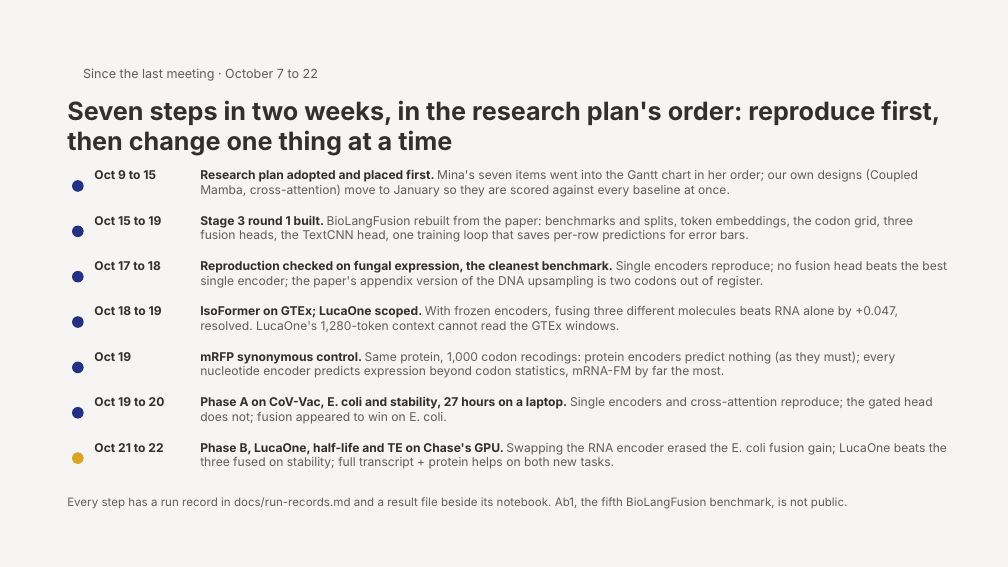
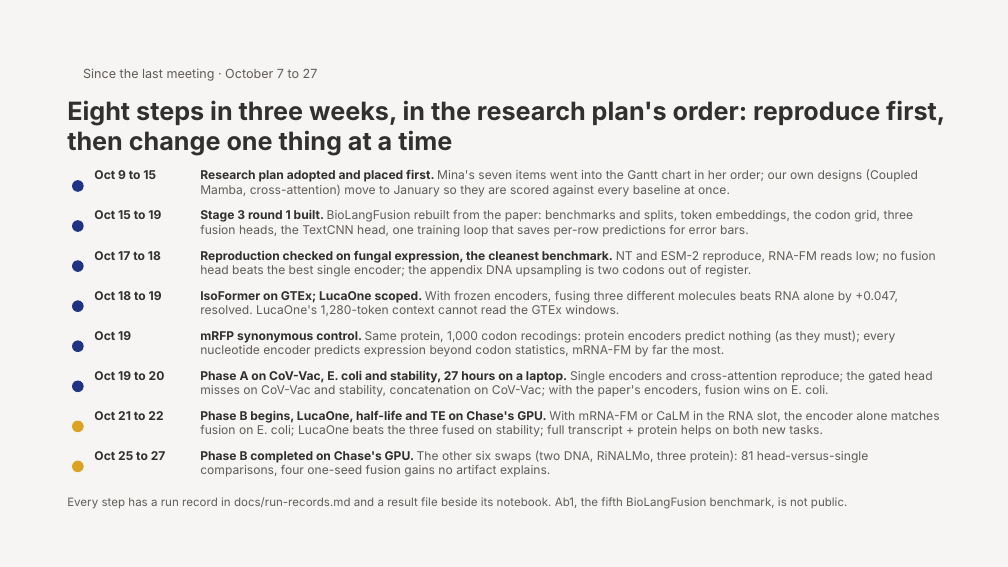
Before and after one commit to jtmckinley4/multimodal-bio-fusion, a slide deck: slide 2 of docs/notes/Slides/Mina_Progress_Slides_2026-10-22.pptx. Drawn at 1008x567 pixels with LibreOffice and Linux fonts; fonts in the diff are those of the drawing. Boxes give left, top, right and bottom in pixels: in the first picture for what was removed or moved away, otherwise in the second. Text is boxed around its words. In the diff, an @@ line names an element or a change of style, - is before the commit and + after.

```diff
--- a/docs/notes/Slides/Mina_Progress_Slides_2026-10-22.pptx
+++ b/docs/notes/Slides/Mina_Progress_Slides_2026-10-22.pptx
@@ text at (x1=83, y1=68, x2=318, y2=81): text changed @@
-Since the last meeting · October 7 to 22
+Since the last meeting · October 7 to 27
@@ text at (x1=67, y1=100, x2=945, y2=155): text changed @@
-Seven steps in two weeks, in the research plan's order: reproduce first, then change one thing at a time
+Eight steps in three weeks, in the research plan's order: reproduce first, then change one thing at a time
@@ 2 texts, 1 ellipse moved together from (x1=73, y1=216, x2=914, y2=242) to (x1=73, y1=210, x2=914, y2=237) @@
@@ ellipse moved from (x1=73, y1=271, x2=83, y2=282) to (x1=73, y1=261, x2=83, y2=271) @@
@@ text "Oct 17 to 18" moved from (x1=94, y1=261, x2=161, y2=270) to (x1=94, y1=251, x2=161, y2=260) @@
@@ text at (x1=200, y1=251, x2=936, y2=277): text changed @@
-Reproduction checked on fungal expression, the cleanest benchmark. Single encoders reproduce; no fusion head beats the best single encoder; the paper's appendix version of the DNA upsampling is two codons out of register.
+Reproduction checked on fungal expression, the cleanest benchmark. NT and ESM-2 reproduce, RNA-FM reads low; no fusion head beats the best single encoder; the appendix DNA upsampling is two codons out of register.
@@ 2 texts, 1 ellipse moved together from (x1=73, y1=306, x2=898, y2=332) to (x1=73, y1=291, x2=898, y2=316) @@
@@ 2 texts, 1 ellipse moved together from (x1=73, y1=352, x2=895, y2=378) to (x1=73, y1=331, x2=895, y2=357) @@
@@ ellipse moved from (x1=73, y1=408, x2=83, y2=418) to (x1=73, y1=381, x2=83, y2=392) @@
@@ text "Oct 19 to 20" moved from (x1=94, y1=397, x2=165, y2=406) to (x1=94, y1=371, x2=165, y2=380) @@
@@ text at (x1=200, y1=371, x2=933, y2=397): text changed @@
-Phase A on CoV-Vac, E. coli and stability, 27 hours on a laptop. Single encoders and cross-attention reproduce; the gated head does not; fusion appeared to win on E. coli.
+Phase A on CoV-Vac, E. coli and stability, 27 hours on a laptop. Single encoders and cross-attention reproduce; the gated head misses on CoV-Vac and stability, concatenation on CoV-Vac; with the paper's encoders, fusion wins on E. coli.
@@ text "Oct 21 to 22" moved from (x1=94, y1=443, x2=163, y2=452) to (x1=94, y1=411, x2=163, y2=420) @@
@@ text at (x1=200, y1=411, x2=940, y2=437): text changed @@
-Phase B, LucaOne, half-life and TE on Chase's GPU. Swapping the RNA encoder erased the E. coli fusion gain; LucaOne beats the three fused on stability; full transcript + protein helps on both new tasks.
+Phase B begins, LucaOne, half-life and TE on Chase's GPU. With mRNA-FM or CaLM in the RNA slot, the encoder alone matches fusion on E. coli; LucaOne beats the three fused on stability; full transcript + protein helps on both new tasks.
@@ ellipse moved from (x1=73, y1=453, x2=83, y2=464) to (x1=73, y1=421, x2=83, y2=432) @@
@@ ellipse added at (x1=73, y1=461, x2=83, y2=472), fill #DCA323, outline #DCA323 1 pt @@
@@ text added at (x1=94, y1=451, x2=166, y2=460), 11.5 pt, text #31302E, bold @@
+Oct 25 to 27
@@ text added at (x1=200, y1=451, x2=869, y2=477), 11.5 pt, text #615D59 @@
+Phase B completed on Chase's GPU. The other six swaps (two DNA, RiNALMo, three protein): 81 head-versus-single comparisons, four one-seed fusion gains no artifact explains.
```
Also in this commit, not shown: 10 other slides changed, 15 other files.
